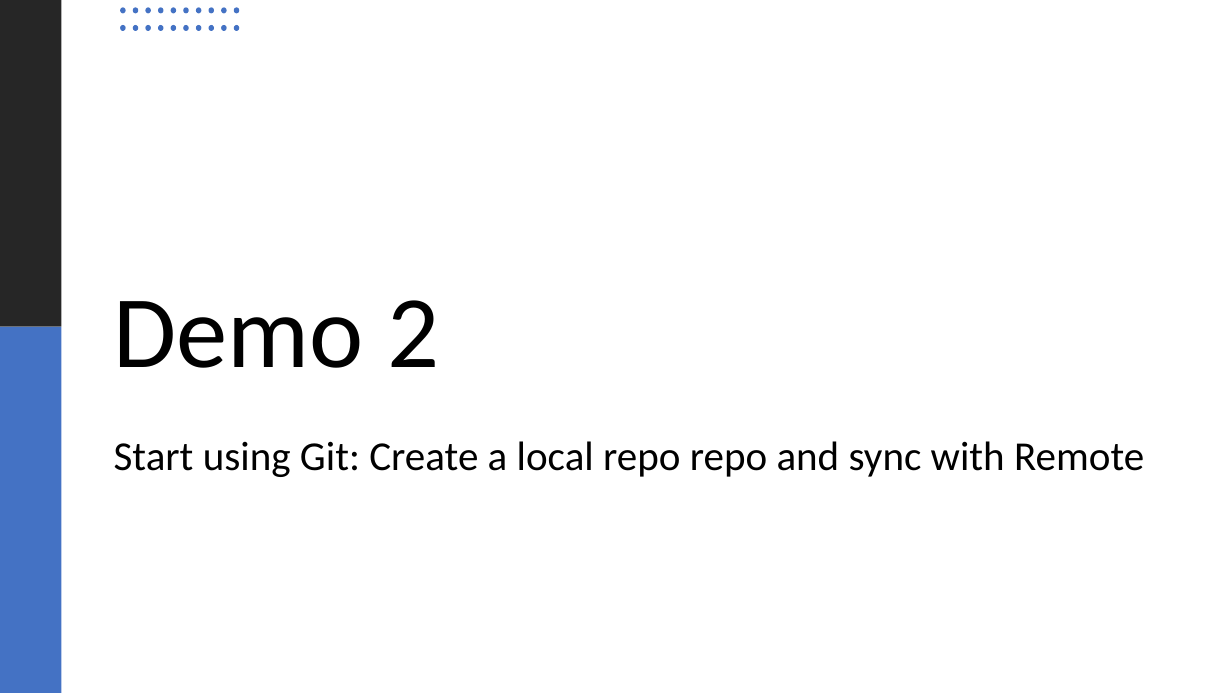
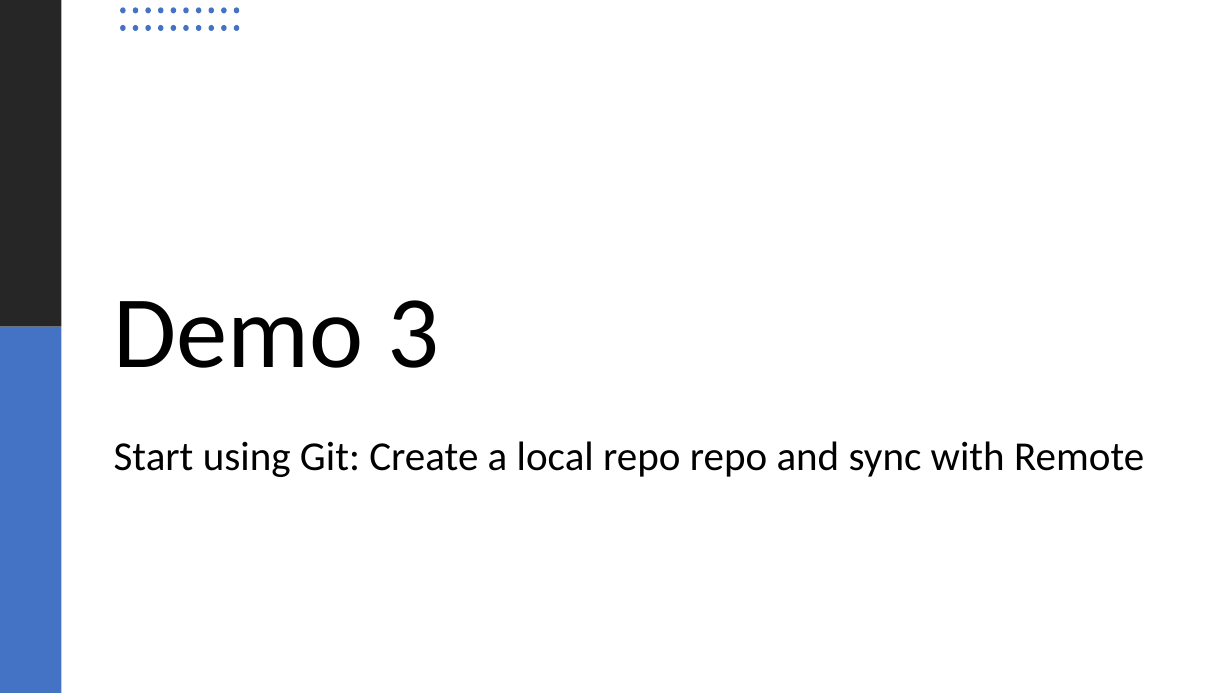
Before and after one commit to LearnWithCSA/GitWorkshop, a slide deck: slide 25 of SlideDeck/Git for Infra.pptx (slide 24 before the commit). Drawn at 1232x693 pixels with LibreOffice and Linux fonts; fonts in the diff are those of the drawing. Boxes give left, top, right and bottom in pixels: in the first picture for what was removed or moved away, otherwise in the second. Text is boxed around its words. In the diff, an @@ line names an element or a change of style, - is before the commit and + after.

```diff
--- a/SlideDeck/Git for Infra.pptx
+++ b/SlideDeck/Git for Infra.pptx
@@ title at [114, 300, 439, 368]: text changed @@
-Demo 2
+Demo 3
```
Also in this commit, not shown: 5 other slides changed, 4 slides added.
